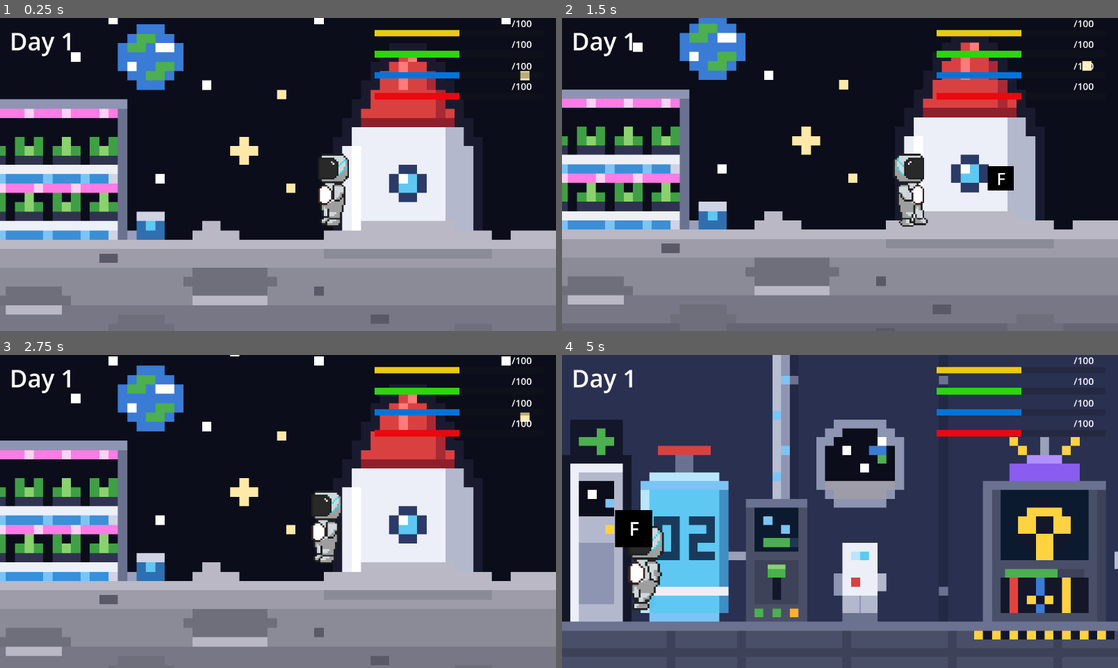
Above: before the commit, frames 1-4 (two rows, left to right).
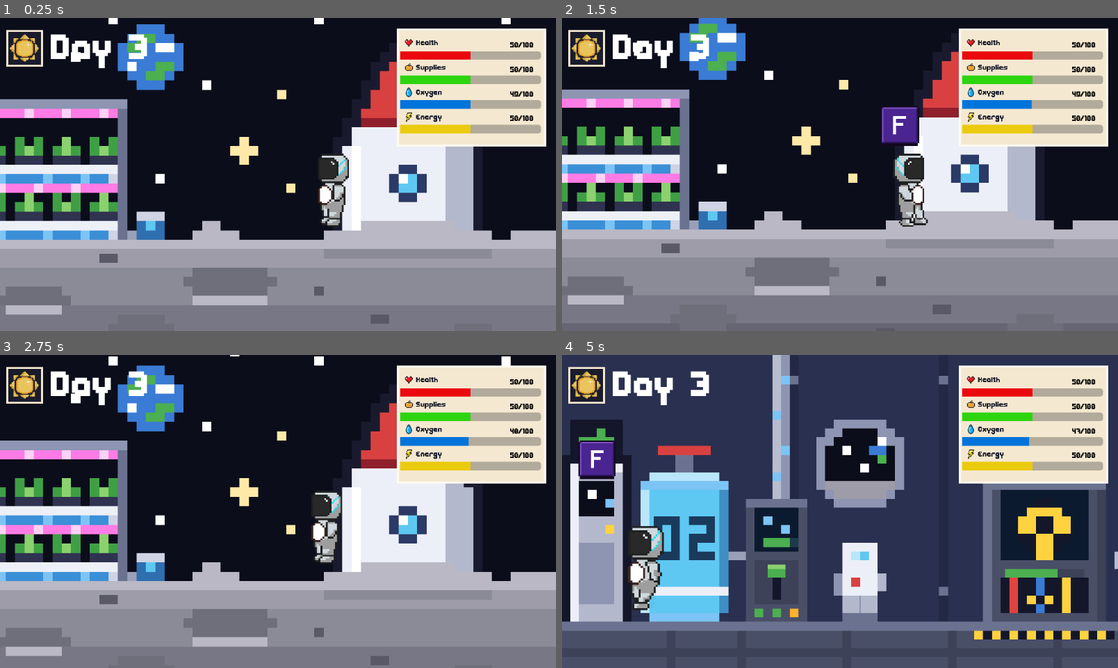
Above: after the commit, the same moments.

Repository: jerrsjackDeet/nasa_hackaton_2026_repo
Game: Godot game, scene res://scene/outpost.tscn
The game is run twice, just before and just after one commit, with the same random seed, the same clock (stepped at 60 frames per second) and the same inputs. The project has no main scene, so this scene is started directly.
Inputs:
- Up to frame 1 (0.25 s): no input
- Up to frame 2 (1.5 s): hold A (a) 0.53-1.28 s; hold Right from 0.53 s (still down); tap Space at 0.77 s; tap D (d) at 0.8, 1.35 s
- Up to frame 3 (2.75 s): tap Space at 1.52 s; tap P (f) at 1.55 s; release Right at 2.03 s; hold Left from 2.03 s (still down); hold P (f) from 2.03 s (still down); tap A (a) at 2.3 s
- Up to frame 4 (5 s): release Left at 2.78 s; release P (f) at 2.78 s; hold Right 2.78-4.28 s; tap A (a) at 2.85, 4.55 s; tap Space at 3.02, 3.77, 4.52 s; tap D (d) at 3.05 s; hold D (d) 3.53-4.28 s; tap P (f) at 3.8, 4.35 s; hold Left from 4.28 s (still down)

The runs differ from the first frame. In frame 1, 12% of the frame differs, in the area x 1-99%, y 0-42%; in frame 2, 13%; in frame 3, 12%; in frame 4, 14%, in the area x 1-99%, y 0-62%.

Commit message:
50%

Diff:
--- a/scene/outpost.tscn
+++ b/scene/outpost.tscn
@@ -1,10 +1,11 @@
-[gd_scene load_steps=21 format=3 uid="uid://cx8v0ju32xje7"]
+[gd_scene load_steps=22 format=3 uid="uid://cx8v0ju32xje7"]
 
 [ext_resource type="Script" uid="uid://dask3i7dtqhc8" path="res://script/character_body_2d.gd" id="1_8xuf0"]
 [ext_resource type="Script" uid="uid://o4hngdx4d3hq" path="res://script/outpost.gd" id="1_i6l24"]
 [ext_resource type="Texture2D" uid="uid://bddioxg1yyejb" path="res://assets/bg_outpost.png" id="2_f8oru"]
 [ext_resource type="Texture2D" uid="uid://bq4eeu0orq5kw" path="res://assets/character.png" id="2_i6l24"]
 [ext_resource type="PackedScene" uid="uid://shwdyuwoek8e" path="res://scene/ui_ux.tscn" id="5_kqs2q"]
+[ext_resource type="Texture2D" uid="uid://c3o5d2jet152i" path="res://assets/tombol-masuk-normal.png" id="6_7cdtv"]
 
 [sub_resource type="RectangleShape2D" id="RectangleShape2D_48txk"]
 size = Vector2(2722, 21)
@@ -14,9 +15,6 @@
 
 [sub_resource type="RectangleShape2D" id="RectangleShape2D_lacg4"]
 size = Vector2(112.25, 764.25)
-
-[sub_resource type="RectangleShape2D" id="RectangleShape2D_a4br3"]
-size = Vector2(208, 205)
 
 [sub_resource type="RectangleShape2D" id="RectangleShape2D_f8oru"]
 size = Vector2(570.5, 205)
@@ -89,6 +87,9 @@
 "speed": 10.0
 }]
 
+[sub_resource type="RectangleShape2D" id="RectangleShape2D_a4br3"]
+size = Vector2(208, 205)
+
 [node name="outpost" type="Node2D"]
 script = ExtResource("1_i6l24")
 
@@ -118,32 +119,6 @@
 position = Vector2(-44, -378.875)
 shape = SubResource("RectangleShape2D_lacg4")
 
-[node name="door_post" type="Area2D" parent="."]
-position = Vector2(1041, 643)
-
-[node name="CollisionShape2D" type="CollisionShape2D" parent="door_post"]
-position = Vector2(-51, -71.5)
-shape = SubResource("RectangleShape2D_a4br3")
-debug_color = Color(0.917673, 0.268049, 0.259466, 0.42)
-
-[node name="press_hint" type="ColorRect" parent="door_post"]
-offset_left = 19.0
-offset_top = -157.0
-offset_right = 97.0
-offset_bottom = -85.0
-color = Color(0, 0, 0, 1)
-
-[node name="Label" type="Label" parent="door_post/press_hint"]
-layout_mode = 0
-offset_left = 20.0
-offset_top = 2.0
-offset_right = 60.0
-offset_bottom = 71.0
-theme_override_font_sizes/font_size = 50
-text = "F"
-horizontal_alignment = 1
-vertical_alignment = 1
-
 [node name="hidroponik" type="Area2D" parent="."]
 position = Vector2(110, 616)
 
@@ -152,24 +127,58 @@
 shape = SubResource("RectangleShape2D_f8oru")
 debug_color = Color(0.411129, 0.604346, 0.132725, 0.42)
 
-[node name="press_hint2" type="ColorRect" parent="hidroponik"]
-visible = false
-offset_left = 77.0
-offset_top = -124.0
-offset_right = 136.0
-offset_bottom = -65.0
-color = Color(0, 0, 0, 1)
-
-[node name="Label" type="Label" parent="hidroponik/press_hint2"]
-layout_mode = 0
-offset_left = 10.0
-offset_top = 8.0
-offset_right = 50.0
-offset_bottom = 50.0
-theme_override_font_sizes/font_size = 30
-text = "F"
+[node name="hint_hidro" type="ColorRect" parent="hidroponik"]
+offset_left = -509.0
+offset_top = -203.0
+offset_right = -254.0
+offset_bottom = -4.0
+color = Color(1, 0.992157, 1, 1)
+
+[node name="hint_hidro2" type="ColorRect" parent="hidroponik/hint_hidro"]
+layout_mode = 0
+offset_right = 255.0
+offset_bottom = 76.0
+color = Color(0.0784314, 0.662745, 0.443137, 1)
+
+[node name="Label" type="Label" parent="hidroponik/hint_hidro"]
+layout_mode = 1
+anchors_preset = 5
+anchor_left = 0.5
+anchor_right = 0.5
+offset_left = -81.0
+offset_top = 16.0
+offset_right = 81.0
+offset_bottom = 58.0
+grow_horizontal = 2
+theme_override_font_sizes/font_size = 35
+text = "Hidroponik"
 horizontal_alignment = 1
 vertical_alignment = 1
+
+[node name="Label2" type="Label" parent="hidroponik/hint_hidro"]
+layout_mode = 1
+anchors_preset = 8
+anchor_left = 0.5
+anchor_top = 0.5
+anchor_right = 0.5
+anchor_bottom = 0.5
+offset_left = -104.5
+offset_top = 1.5
+offset_right = 104.5
+offset_bottom = 60.5
+grow_horizontal = 2
+grow_vertical = 2
+theme_override_colors/font_color = Color(0, 0, 0, 1)
+theme_override_font_sizes/font_size = 25
+text = "use this to
+add supplies"
+horizontal_alignment = 1
+vertical_alignment = 1
+
+[node name="Tombol-masuk-normal2" type="Sprite2D" parent="hidroponik"]
+position = Vector2(-395, -278)
+scale = Vector2(0.532407, 0.532407)
+texture = ExtResource("6_7cdtv")
 
 [node name="char" type="RigidBody2D" parent="."]
 position = Vector2(746, 557)
@@ -201,6 +210,21 @@
 
 [node name="Marker2D" type="Marker2D" parent="."]
 position = Vector2(-428, 357)
+
+[node name="ui_ux" parent="." instance=ExtResource("5_kqs2q")]
+
+[node name="door_post" type="Area2D" parent="."]
+position = Vector2(1041, 643)
+
+[node name="Tombol-masuk-normal" type="Sprite2D" parent="door_post"]
+position = Vector2(-241, -276)
+scale = Vector2(0.532407, 0.532407)
+texture = ExtResource("6_7cdtv")
+
+[node name="CollisionShape2D" type="CollisionShape2D" parent="door_post"]
+position = Vector2(-51, -71.5)
+shape = SubResource("RectangleShape2D_a4br3")
+debug_color = Color(0.917673, 0.268049, 0.259466, 0.42)
 
 [node name="CanvasLayer" type="CanvasLayer" parent="."]
 visible = false
@@ -279,7 +303,7 @@
 offset_right = 372.0
 offset_bottom = 247.0
 
-[node name="ui_ux" parent="." instance=ExtResource("5_kqs2q")]
-
+[connection signal="body_entered" from="hidroponik" to="char" method="_on_hidroponik_body_entered"]
+[connection signal="body_exited" from="hidroponik" to="char" method="_on_hidroponik_body_exited"]
 [connection signal="body_entered" from="door_post" to="char" method="_on_door_post_body_entered"]
 [connection signal="body_exited" from="door_post" to="char" method="_on_door_post_body_exited"]
--- a/scene/post.tscn
+++ b/scene/post.tscn
@@ -1,10 +1,11 @@
-[gd_scene load_steps=23 format=3 uid="uid://cwbkwb80sw6qb"]
+[gd_scene load_steps=24 format=3 uid="uid://cwbkwb80sw6qb"]
 
 [ext_resource type="Script" uid="uid://dask3i7dtqhc8" path="res://script/character_body_2d.gd" id="1_goyt1"]
 [ext_resource type="Script" uid="uid://b1m1l3vqle63c" path="res://script/post.gd" id="1_yyx4s"]
 [ext_resource type="Texture2D" uid="uid://vpkult1nocnr" path="res://assets/bg_post.png" id="2_6ljet"]
 [ext_resource type="Texture2D" uid="uid://bq4eeu0orq5kw" path="res://assets/character.png" id="2_goyt1"]
 [ext_resource type="PackedScene" uid="uid://shwdyuwoek8e" path="res://scene/ui_ux.tscn" id="4_76txx"]
+[ext_resource type="Texture2D" uid="uid://c3o5d2jet152i" path="res://assets/tombol-masuk-normal.png" id="5_0aubw"]
 
 [sub_resource type="RectangleShape2D" id="RectangleShape2D_tnmt1"]
 size = Vector2(220.25, 221.5)
@@ -157,29 +158,15 @@
 [node name="door_out_facility" type="Area2D" parent="."]
 position = Vector2(260, 518)
 
+[node name="Tombol-masuk-normal" type="Sprite2D" parent="door_out_facility"]
+position = Vector2(-8, -231)
+scale = Vector2(0.273148, 0.273148)
+texture = ExtResource("5_0aubw")
+
 [node name="CollisionShape2D" type="CollisionShape2D" parent="door_out_facility"]
 position = Vector2(-5, -114)
 shape = SubResource("RectangleShape2D_goyt1")
 debug_color = Color(0.917673, 0.268049, 0.259466, 0.42)
-
-[node name="press_hint" type="ColorRect" parent="door_out_facility"]
-visible = false
-offset_left = 21.0
-offset_top = -151.0
-offset_right = 80.0
-offset_bottom = -92.0
-color = Color(0, 0, 0, 1)
-
-[node name="Label" type="Label" parent="door_out_facility/press_hint"]
-layout_mode = 0
-offset_left = 10.0
-offset_top = 8.0
-offset_right = 50.0
-offset_bottom = 50.0
-theme_override_font_sizes/font_size = 30
-text = "F"
-horizontal_alignment = 1
-vertical_alignment = 1
 
 [node name="floor" type="StaticBody2D" parent="."]
 position = Vector2(-247, 561)
--- a/scene/ui_ux.tscn
+++ b/scene/ui_ux.tscn
@@ -1,16 +1,22 @@
-[gd_scene load_steps=5 format=3 uid="uid://shwdyuwoek8e"]
+[gd_scene load_steps=10 format=3 uid="uid://shwdyuwoek8e"]
+
+[ext_resource type="Script" uid="uid://bec71hy00qjys" path="res://script/bar_resource.gd" id="1_g4ua4"]
+[ext_resource type="Script" uid="uid://cq860vr8m1fc5" path="res://script/ui_dll.gd" id="1_jq5cw"]
+[ext_resource type="Texture2D" uid="uid://c5b7xsleobc41" path="res://assets/Panel_Bar.png" id="2_0c5nd"]
+[ext_resource type="FontFile" uid="uid://d1plaqedlkgxb" path="res://assets/CutePixel.ttf" id="2_71h1p"]
+[ext_resource type="Texture2D" uid="uid://dngqmevwgfbt1" path="res://assets/sun_icon.png" id="4_fh4cu"]
+
+[sub_resource type="StyleBoxFlat" id="StyleBoxFlat_71h1p"]
+bg_color = Color(0.921569, 0.0313726, 0.054902, 1)
+
+[sub_resource type="StyleBoxFlat" id="StyleBoxFlat_g4ua4"]
+bg_color = Color(0.172549, 0.835294, 0.054902, 1)
+
+[sub_resource type="StyleBoxFlat" id="StyleBoxFlat_jq5cw"]
+bg_color = Color(0.00392157, 0.454902, 0.858824, 1)
 
 [sub_resource type="StyleBoxFlat" id="StyleBoxFlat_y3jyb"]
 bg_color = Color(0.921569, 0.796078, 0.054902, 1)
-
-[sub_resource type="StyleBoxFlat" id="StyleBoxFlat_g4ua4"]
-bg_color = Color(0.172549, 0.835294, 0.054902, 1)
-
-[sub_resource type="StyleBoxFlat" id="StyleBoxFlat_jq5cw"]
-bg_color = Color(0.00392157, 0.454902, 0.858824, 1)
-
-[sub_resource type="StyleBoxFlat" id="StyleBoxFlat_71h1p"]
-bg_color = Color(0.921569, 0.0313726, 0.054902, 1)
 
 [node name="ui_ux" type="CanvasLayer"]
 
@@ -19,69 +25,135 @@
 anchors_preset = 0
 offset_right = 1152.0
 offset_bottom = 662.0
+script = ExtResource("1_jq5cw")
+
+[node name="PanelBar" type="Sprite2D" parent="Control"]
+position = Vector2(977, 144)
+scale = Vector2(0.284965, 0.284965)
+texture = ExtResource("2_0c5nd")
+
+[node name="SunIcon" type="Sprite2D" parent="Control"]
+position = Vector2(51, 63)
+scale = Vector2(0.257576, 0.257576)
+texture = ExtResource("4_fh4cu")
 
 [node name="day" type="Label" parent="Control"]
 layout_mode = 0
-offset_left = 20.0
-offset_top = 13.0
-offset_right = 155.0
-offset_bottom = 82.0
-theme_override_font_sizes/font_size = 50
+offset_left = 105.0
+offset_top = 10.0
+offset_right = 292.0
+offset_bottom = 110.0
+theme_override_fonts/font = ExtResource("2_71h1p")
+theme_override_font_sizes/font_size = 100
 text = "Day 1"
 horizontal_alignment = 1
 vertical_alignment = 1
 
-[node name="100" type="Label" parent="Control"]
-layout_mode = 0
-offset_left = 1014.0
-offset_top = -23.0
-offset_right = 1149.0
-offset_bottom = 46.0
-theme_override_font_sizes/font_size = 20
-text = "/100"
-horizontal_alignment = 1
-vertical_alignment = 1
-
-[node name="104" type="Label" parent="Control"]
-layout_mode = 0
-offset_left = 976.0
-offset_top = -23.0
-offset_right = 1111.0
-offset_bottom = 46.0
-theme_override_font_sizes/font_size = 20
-horizontal_alignment = 1
-vertical_alignment = 1
-
-[node name="101" type="Label" parent="Control"]
-layout_mode = 0
-offset_left = 1014.0
-offset_top = 20.0
-offset_right = 1149.0
-offset_bottom = 89.0
-theme_override_font_sizes/font_size = 20
-text = "/100"
-horizontal_alignment = 1
-vertical_alignment = 1
-
-[node name="102" type="Label" parent="Control"]
-layout_mode = 0
-offset_left = 1014.0
-offset_top = 65.0
-offset_right = 1149.0
-offset_bottom = 134.0
-theme_override_font_sizes/font_size = 20
-text = "/100"
-horizontal_alignment = 1
-vertical_alignment = 1
-
-[node name="103" type="Label" parent="Control"]
-layout_mode = 0
-offset_left = 1014.0
-offset_top = 107.0
-offset_right = 1149.0
-offset_bottom = 176.0
-theme_override_font_sizes/font_size = 20
-text = "/100"
+[node name="101_food" type="Label" parent="Control"]
+layout_mode = 0
+offset_left = 1014.0
+offset_top = 73.0
+offset_right = 1149.0
+offset_bottom = 142.0
+theme_override_colors/font_color = Color(0, 0, 0, 1)
+theme_override_fonts/font = ExtResource("2_71h1p")
+theme_override_font_sizes/font_size = 20
+text = "/100"
+horizontal_alignment = 1
+vertical_alignment = 1
+
+[node name="102_o2" type="Label" parent="Control"]
+layout_mode = 0
+offset_left = 1014.0
+offset_top = 124.0
+offset_right = 1149.0
+offset_bottom = 193.0
+theme_override_colors/font_color = Color(0, 0, 0, 1)
+theme_override_fonts/font = ExtResource("2_71h1p")
+theme_override_font_sizes/font_size = 20
+text = "/100"
+horizontal_alignment = 1
+vertical_alignment = 1
+
+[node name="103_health" type="Label" parent="Control"]
+layout_mode = 0
+offset_left = 1014.0
+offset_top = 22.0
+offset_right = 1149.0
+offset_bottom = 91.0
+theme_override_colors/font_color = Color(0, 0, 0, 1)
+theme_override_fonts/font = ExtResource("2_71h1p")
+theme_override_font_sizes/font_size = 20
+text = "/100"
+horizontal_alignment = 1
+vertical_alignment = 1
+
+[node name="100_electrict" type="Label" parent="Control"]
+layout_mode = 0
+offset_left = 1014.0
+offset_top = 174.0
+offset_right = 1149.0
+offset_bottom = 243.0
+theme_override_colors/font_color = Color(0, 0, 0, 1)
+theme_override_fonts/font = ExtResource("2_71h1p")
+theme_override_font_sizes/font_size = 20
+text = "/100"
+horizontal_alignment = 1
+vertical_alignment = 1
+
+[node name="on_node" type="Label" parent="Control"]
+visible = false
+layout_mode = 0
+offset_left = 863.0
+offset_top = 17.0
+offset_right = 998.0
+offset_bottom = 86.0
+theme_override_colors/font_color = Color(0, 0, 0, 1)
+theme_override_fonts/font = ExtResource("2_71h1p")
+theme_override_font_sizes/font_size = 17
+text = "on"
+horizontal_alignment = 1
+vertical_alignment = 1
+
+[node name="on_node2" type="Label" parent="Control"]
+visible = false
+layout_mode = 0
+offset_left = 878.0
+offset_top = 69.0
+offset_right = 1013.0
+offset_bottom = 138.0
+theme_override_colors/font_color = Color(0, 0, 0, 1)
+theme_override_fonts/font = ExtResource("2_71h1p")
+theme_override_font_sizes/font_size = 17
+text = "on"
+horizontal_alignment = 1
+vertical_alignment = 1
+
+[node name="on_node3" type="Label" parent="Control"]
+visible = false
+layout_mode = 0
+offset_left = 870.0
+offset_top = 121.0
+offset_right = 1005.0
+offset_bottom = 190.0
+theme_override_colors/font_color = Color(0, 0, 0, 1)
+theme_override_fonts/font = ExtResource("2_71h1p")
+theme_override_font_sizes/font_size = 17
+text = "on"
+horizontal_alignment = 1
+vertical_alignment = 1
+
+[node name="on_node4" type="Label" parent="Control"]
+visible = false
+layout_mode = 0
+offset_left = 870.0
+offset_top = 173.0
+offset_right = 1005.0
+offset_bottom = 242.0
+theme_override_colors/font_color = Color(0, 0, 0, 1)
+theme_override_fonts/font = ExtResource("2_71h1p")
+theme_override_font_sizes/font_size = 17
+text = "on"
 horizontal_alignment = 1
 vertical_alignment = 1
 
@@ -92,14 +164,36 @@
 anchor_top = 0.5
 anchor_right = 0.5
 anchor_bottom = 0.5
-offset_left = 200.0
-offset_top = -306.0
-offset_right = 551.0
-offset_bottom = -162.0
+offset_left = 253.0
+offset_top = -262.0
+offset_right = 545.0
+offset_bottom = -92.0
 grow_horizontal = 2
 grow_vertical = 2
-theme_override_constants/separation = 30
+theme_override_constants/separation = 33
 alignment = 1
+script = ExtResource("1_g4ua4")
+
+[node name="health" type="ProgressBar" parent="Control/VBoxContainer"]
+layout_mode = 2
+size_flags_vertical = 3
+theme_override_styles/fill = SubResource("StyleBoxFlat_71h1p")
+value = 50.0
+show_percentage = false
+
+[node name="food" type="ProgressBar" parent="Control/VBoxContainer"]
+layout_mode = 2
+size_flags_vertical = 3
+theme_override_styles/fill = SubResource("StyleBoxFlat_g4ua4")
+value = 50.0
+show_percentage = false
+
+[node name="oksigen" type="ProgressBar" parent="Control/VBoxContainer"]
+layout_mode = 2
+size_flags_vertical = 3
+theme_override_styles/fill = SubResource("StyleBoxFlat_jq5cw")
+value = 50.0
+show_percentage = false
 
 [node name="Electricity" type="ProgressBar" parent="Control/VBoxContainer"]
 layout_mode = 2
@@ -107,24 +201,3 @@
 theme_override_styles/fill = SubResource("StyleBoxFlat_y3jyb")
 value = 50.0
 show_percentage = false
-
-[node name="food" type="ProgressBar" parent="Control/VBoxContainer"]
-layout_mode = 2
-size_flags_vertical = 3
-theme_override_styles/fill = SubResource("StyleBoxFlat_g4ua4")
-value = 50.0
-show_percentage = false
-
-[node name="oksigen" type="ProgressBar" parent="Control/VBoxContainer"]
-layout_mode = 2
-size_flags_vertical = 3
-theme_override_styles/fill = SubResource("StyleBoxFlat_jq5cw")
-value = 50.0
-show_percentage = false
-
-[node name="health" type="ProgressBar" parent="Control/VBoxContainer"]
-layout_mode = 2
-size_flags_vertical = 3
-theme_override_styles/fill = SubResource("StyleBoxFlat_71h1p")
-value = 50.0
-show_percentage = false
--- /dev/null
+++ b/script/bar_resource.gd
@@ -0,0 +1,24 @@
+extends VBoxContainer
+
+@onready var elec_bar = $Electricity
+@onready var food_bar = $food
+@onready var o2_bar = $oksigen
+@onready var health_bar = $health
+
+@onready var elec_sum = $"../100_electrict"
+@onready var food_sum = $"../101_food"
+@onready var o2_sum = $"../102_o2"
+@onready var health_sum = $"../103_health"
+
+func _process(delta: float) -> void:
+
+	elec_sum.text = str(int(Varglob.electrict)) + "/100"
+	food_sum.text = str(int(Varglob.food)) + "/100"
+	o2_sum.text = str(int(Varglob.oksigen)) + "/100"
+	health_sum.text = str(int(Varglob.health)) + "/100"
+
+
+	elec_bar.value = Varglob.electrict
+	food_bar.value = Varglob.food
+	o2_bar.value = Varglob.oksigen
+	health_bar.value = Varglob.health
--- a/script/character_body_2d.gd
+++ b/script/character_body_2d.gd
@@ -2,9 +2,7 @@
 
 var dir
 var dalam_task1 = false
-var ask_go_out = false
-var ask_in_post = false
-var ask_in_hidro = false
+
 
 func _ready() -> void:
 	pass
@@ -49,3 +47,11 @@
 
 func _on_door_post_body_exited(body: Node2D) -> void:
 	Varglob.ask_in_post = false
+
+
+func _on_hidroponik_body_entered(body: Node2D) -> void:
+	Varglob.ask_in_hidro = true
+
+
+func _on_hidroponik_body_exited(body: Node2D) -> void:
+	Varglob.ask_in_hidro = false
--- a/script/outpost.gd
+++ b/script/outpost.gd
@@ -1,11 +1,32 @@
 extends Node2D
+
+@onready var button_hidro = $"hidroponik/Tombol-masuk-normal2"
 
 func _ready() -> void:
 	pass
 func _process(delta: float) -> void:
 	if Varglob.ask_in_post == true:
-		$door_post/press_hint.visible = true
+		$"door_post/Tombol-masuk-normal".visible = true
 	else:
-		$door_post/press_hint.visible = false
+		$"door_post/Tombol-masuk-normal".visible = false
 	if Input.is_action_pressed("f") and Varglob.ask_in_post == true:
 		get_tree().change_scene_to_file("res://scene/post.tscn")
+
+
+	if Varglob.ask_in_hidro == true:
+		$hidroponik/hint_hidro.visible = true
+		$"hidroponik/Tombol-masuk-normal2".visible = true
+		if Input.is_action_just_pressed("f") and Varglob.hidro_on == false:
+			Varglob.hidro_on = true
+
+		elif Input.is_action_just_pressed("f") and Varglob.hidro_on == true:
+			Varglob.hidro_on = false
+	else:
+		$hidroponik/hint_hidro.visible = false
+		$"hidroponik/Tombol-masuk-normal2".visible = false
+
+
+	if Varglob.hidro_on == true:
+		button_hidro.modulate = Color("646464")
+	if Varglob.hidro_on == false:
+		button_hidro.modulate = Color("ffffff")
--- a/script/post.gd
+++ b/script/post.gd
@@ -4,8 +4,8 @@
 	pass
 func _process(delta: float) -> void:
 	if Varglob.ask_out_post == true:
-		$door_out_facility/press_hint.visible = true
+		$"door_out_facility/Tombol-masuk-normal".visible = true
 	else:
-		$door_out_facility/press_hint.visible = false
+		$"door_out_facility/Tombol-masuk-normal".visible = false
 	if Input.is_action_pressed("f") and Varglob.ask_out_post == true:
 		get_tree().change_scene_to_file("res://scene/outpost.tscn")
--- /dev/null
+++ b/script/ui_dll.gd
@@ -0,0 +1,10 @@
+extends Control
+
+func _process(delta: float) -> void:
+
+	if Varglob.nowday == Varglob.day.day1:
+		$day.text = "Day 1"
+	if Varglob.nowday == Varglob.day.day2:
+		$day.text = "Day 2"
+	if Varglob.nowday == Varglob.day.day3:
+		$day.text = "Day 3"
--- a/script/varglob.gd
+++ b/script/varglob.gd
@@ -2,3 +2,33 @@
 
 var ask_in_post = false
 var ask_out_post = false
+var ask_in_hidro = false
+
+var electrict = 50
+var food = 50
+var oksigen = 50
+var health = 50
+
+var hidro_on = false
+var o2_on = false
+var food_on = false
+var health_on = false
+
+enum day { day1, day2, day3}
+var nowday
+
+
+
+
+func _ready() -> void:
+	nowday =  day.day3
+func _process(delta: float) -> void:
+
+	oksigen -= 0.5 * delta
+	electrict = clamp(electrict, 0, 100)
+	food = clamp(food, 0, 100)
+	oksigen = clamp(oksigen, 0, 100)
+	health = clamp(health, 0, 100)
+	if hidro_on == true:
+		food += 1 * delta
+		electrict -= 0.5 * delta
Binary file added: assets/CutePixel.ttf
Not shown, added: assets/CutePixel.ttf.import
Binary file added: assets/Panel_Bar.png
Not shown, added: assets/Panel_Bar.png.import
Binary file added: assets/sun_icon.png
Not shown, added: assets/sun_icon.png.import
Binary file added: assets/tombol-masuk-normal.png
Not shown, added: assets/tombol-masuk-normal.png.import
Not shown, added: script/bar_resource.gd.uid
Not shown, added: script/ui_dll.gd.uid
Not shown, added: assets/cutepixel.zip
